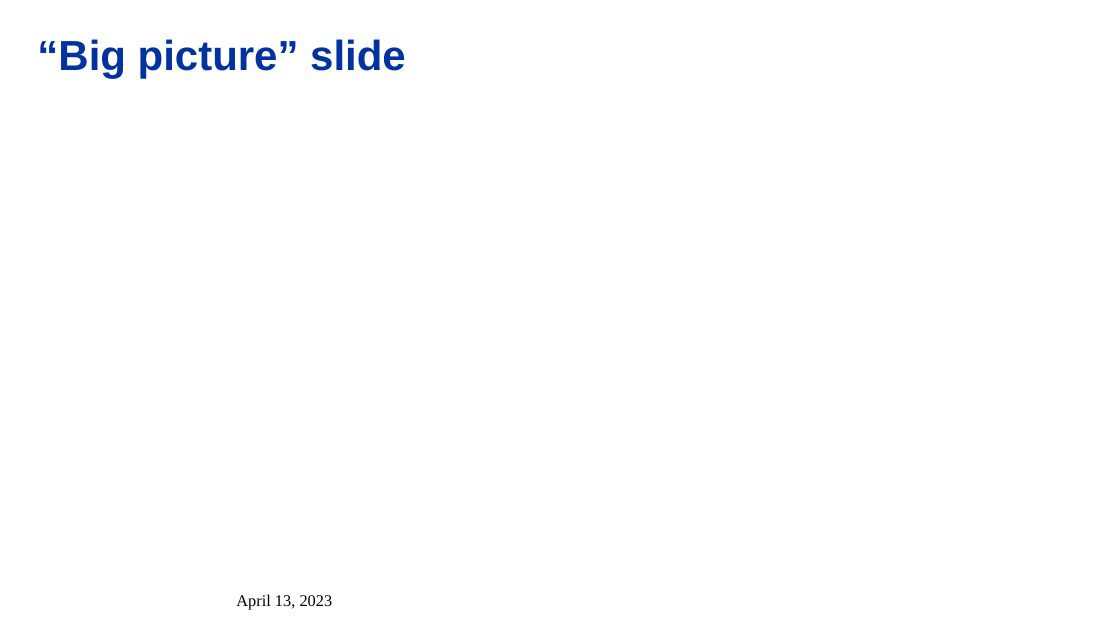
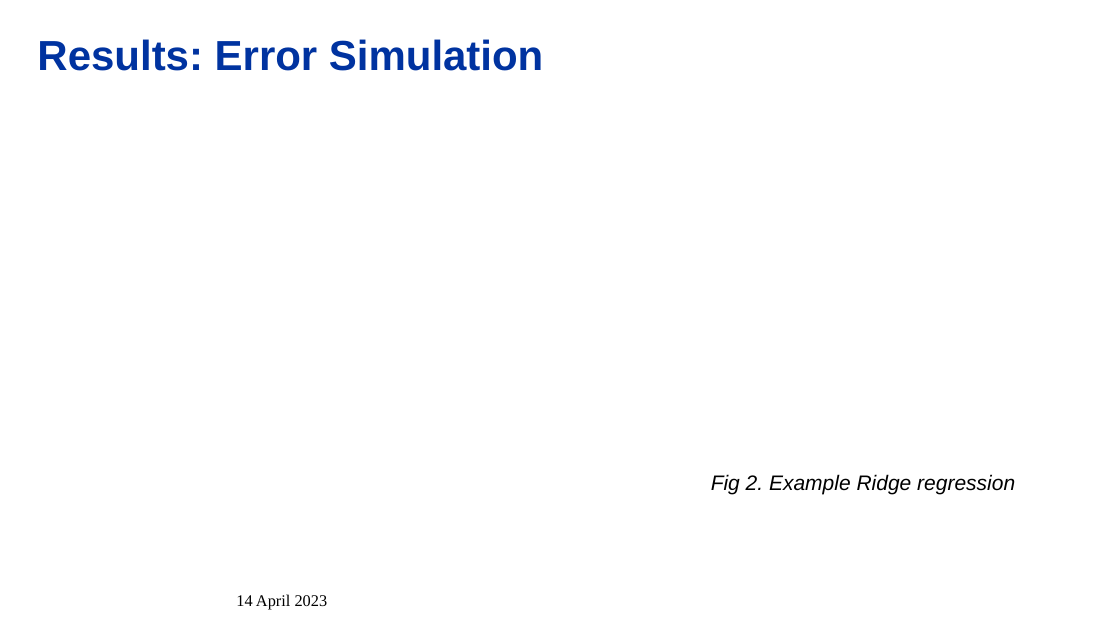
Before and after one commit to alejandroborj/ML-Optic-Correction, a slide deck: slide 6 of Machine Learning for Optic Correction.pptx (slide 11 before the commit). Drawn at 1120x630 pixels with LibreOffice and Linux fonts; fonts in the diff are those of the drawing; grey boxes stand for pictures; background and template pictures are left out. Boxes give left, top, right and bottom in pixels: in the first picture for what was removed or moved away, otherwise in the second. Text is boxed around its words. In the diff, an @@ line names an element or a change of style, - is before the commit and + after.

```diff
--- a/Machine Learning for Optic Correction.pptx
+++ b/Machine Learning for Optic Correction.pptx
@@ title at bbox=[37, 39, 543, 71]: text changed @@
-“Big picture” slide
+Results: Error Simulation
@@ text added at bbox=[711, 474, 1015, 495], 18 pt, text #000000, italic @@
+Fig 2. Example Ridge regression
@@ text at bbox=[236, 594, 328, 610]: text changed @@
-April 13, 2023
+14 April 2023
```
Also in this commit, not shown: 4 other slides changed, 4 slides added, 19 slides removed, 3 other files.
